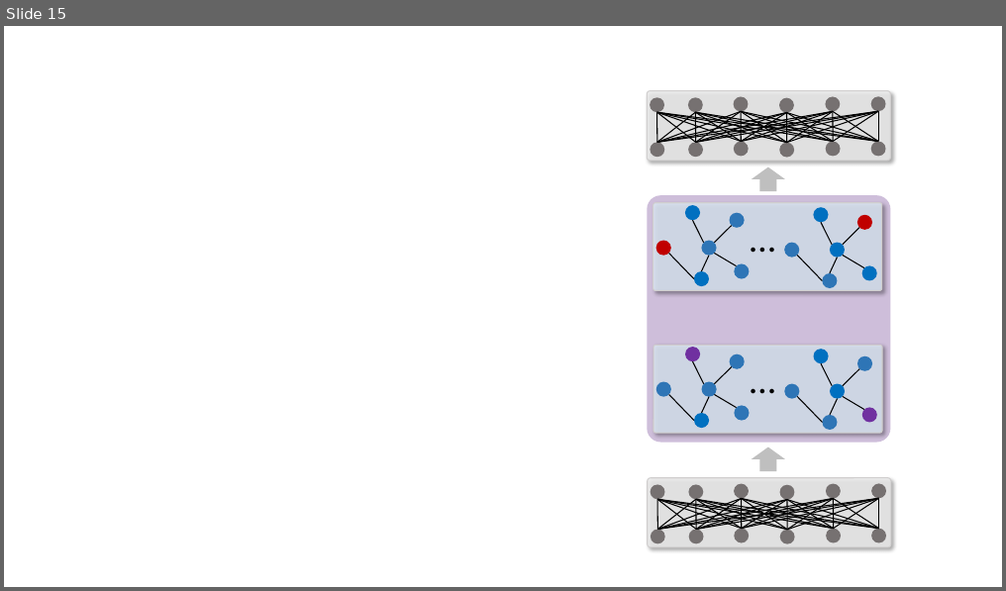
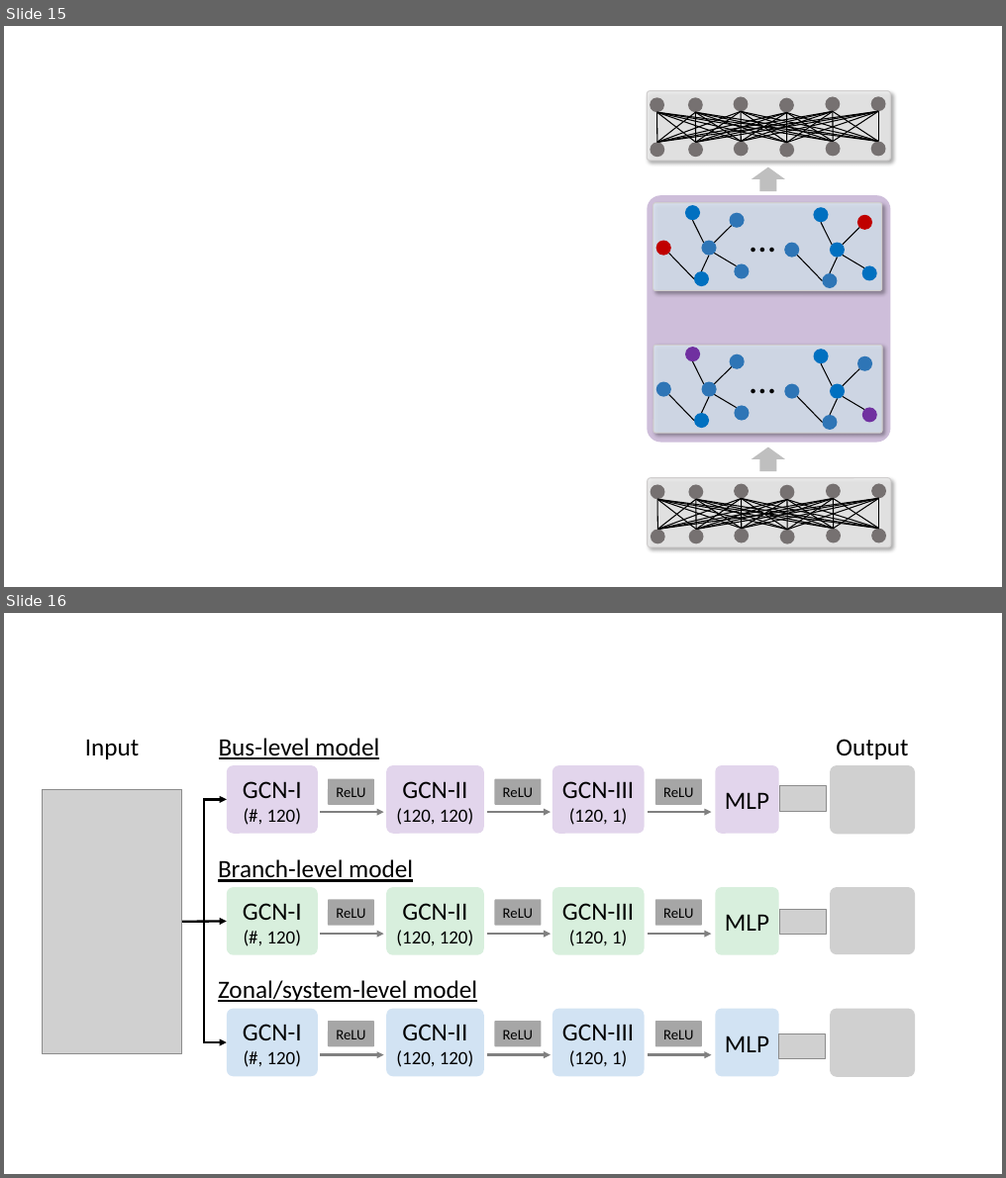
Before and after one commit to yadong-zhang/GNN_SCUC, a slide deck: submission/figures/figs.pptx. Shown one above the other, each under a label of ours: slide 15 before the commit, slides 15 and 16 after it. The pictures are 1006x591 and 1006x1178 pixels, drawn with LibreOffice and Linux fonts; fonts in the diff are those of the drawing; grey boxes stand for pictures. Boxes give left, top, right and bottom in pixels: in the first picture for what was removed or moved away, otherwise in the second. Text is boxed around its words. In the diff, an @@ line names an element or a change of style, - is before the commit and + after.

```diff
--- a/submission/figures/figs.pptx
+++ b/submission/figures/figs.pptx
@@ slide 16 added at (x1=4, y1=613, x2=1002, y2=1174), background #FFFFFF @@
@@ group added at (x1=43, y1=738, x2=915, y2=1078): 21 rounded rectangles, 10 arrows, 7 pictures, 5 texts, 2 elbow arrows @@
+Input
+Output
+ReLU
+ReLU
+GCN-I
+(#, 120)
+GCN-II
+(120, 120)
+GCN-III
+(120, 1)
+MLP
+Bus-level model
+ReLU
+GCN-I
+(#, 120)
+GCN-II
+(120, 120)
+GCN-III
+(120, 1)
+MLP
+GCN-I
+(#, 120)
+GCN-II
+(120, 120)
+GCN-III
+(120, 1)
+MLP
+ReLU
+ReLU
+ReLU
+ReLU
+ReLU
+ReLU
+Branch-level model
+Zonal/system-level model
```
Also in this commit, not shown: 2 other slides added.
